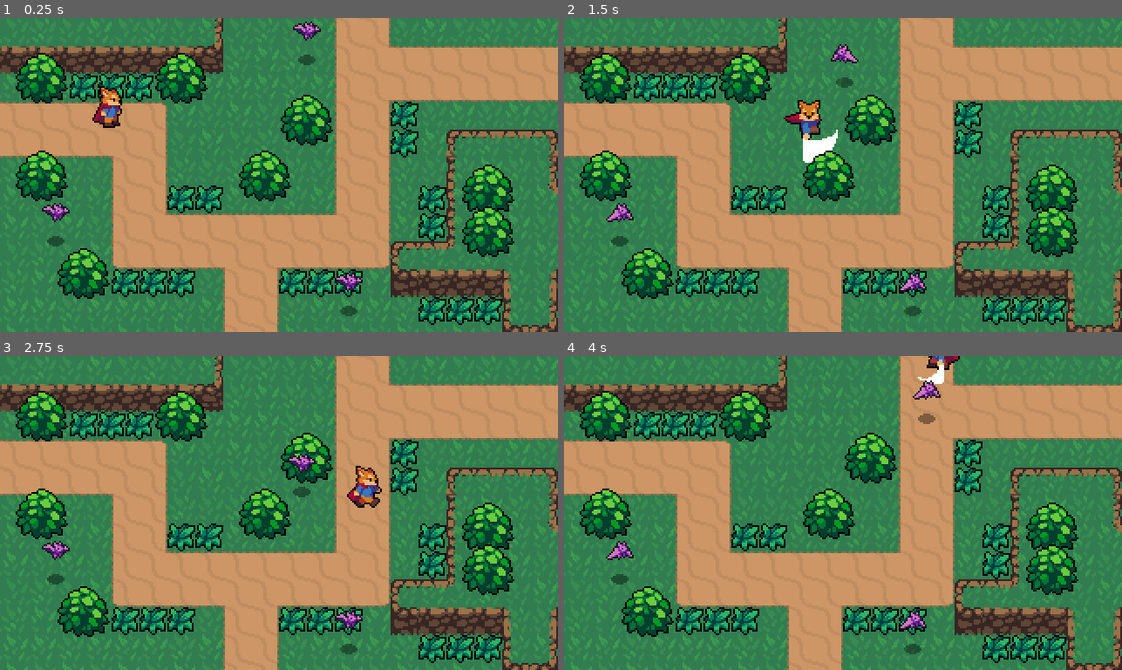
Above: before the commit, frames 1-4 (two rows, left to right).
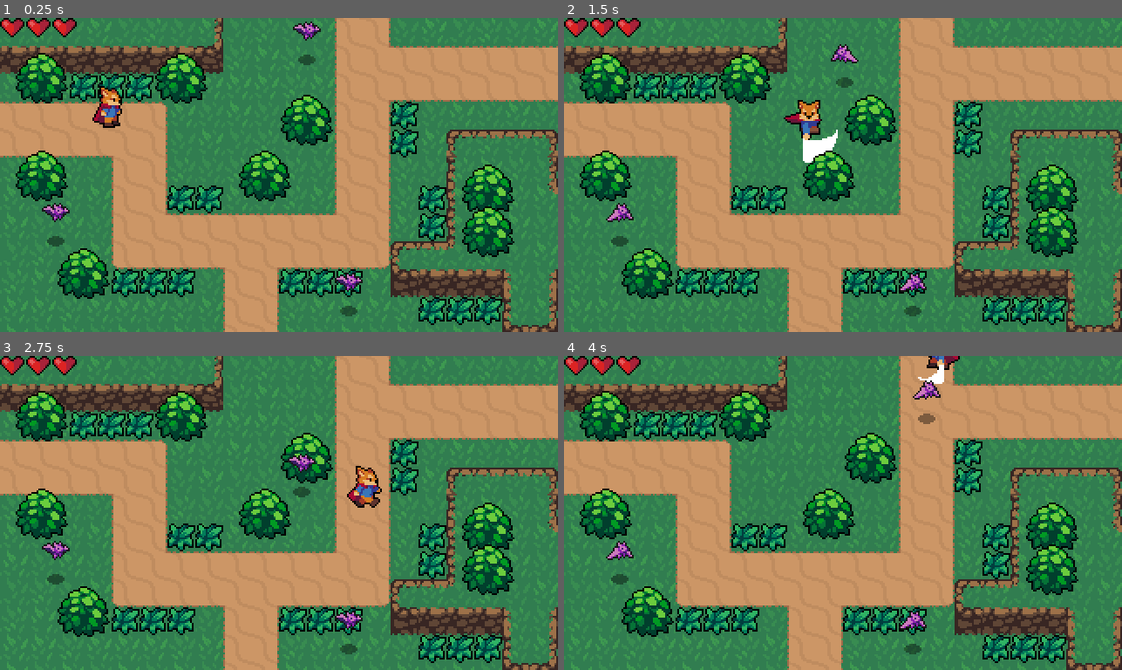
Above: after the commit, the same moments.

Repository: XiaRongGames/arpg_demo
Game: Godot game, scene res://world.tscn
Same seed, same stepped clock (60 frames per second), same inputs: the game is played once before the commit and once after it.
Inputs:
- Up to frame 1 (0.25 s): no input
- Up to frame 2 (1.5 s): hold Right (ui_right) 0.53-1.28 s; tap Space (roll) at 0.6 s; hold Down (ui_down) from 1.28 s (still down); tap J (attack) at 1.35 s
- Up to frame 3 (2.75 s): tap Space (roll) at 1.55, 2.1 s; release Down (ui_down) at 2.03 s; hold Right (ui_right) from 2.03 s (still down)
- Up to frame 4 (4 s): release Right (ui_right) at 2.78 s; hold Up (ui_up) 2.78-3.53 s; tap Space (roll) at 2.85, 3.8 s; hold Left (ui_left) from 3.53 s (still down); tap J (attack) at 3.6 s

The runs differ from the first frame. In frame 1, 0.5% of the frame differs, in the area x 0-14%, y 0-7%; in frame 2, 0.5%; in frame 3, 0.5%; in frame 4, 0.5%.

Commit message:
heart UI

Diff:
--- a/Effects/Bat.gd
+++ /dev/null
@@ -1,99 +0,0 @@
-extends CharacterBody2D
-
-const EnemyDeathEffect = preload("res://Effects/EnemyDeathEffect.tscn")
-
-@export var ACCELERATION = 300
-@export var MAX_SPEED = 50
-@export var FRICTION = 200
-@export var WANDER_TARGET_RANGE = 4
-
-enum {
-	IDLE,
-	WANDER,
-	CHASE
-}
-
-var velocity1 = Vector2.ZERO
-var knockback = Vector2.ZERO
-
-var state = CHASE
-
-@onready var sprite = $AnimatedSprite2D
-@onready var stats = $Stats
-@onready var playerDetectionZone = $PlayerDetectionZone
-@onready var hurtbox = $Hurtbox
-@onready var softCollision = $SoftCollision
-@onready var wanderController = $WanderController
-@onready var animationPlayer = $AnimationPlayer
-
-func _ready():
-	state = pick_random_state([IDLE, WANDER])
-
-func _physics_process(delta):
-	knockback = knockback.move_toward(Vector2.ZERO, FRICTION * delta)
-	set_velocity(knockback)
-	move_and_slide()
-	knockback = velocity
-
-	match state:
-		IDLE:
-			velocity1 = velocity1.move_toward(Vector2.ZERO, FRICTION * delta)
-			seek_player()
-			if wanderController.get_time_left() == 0:
-				update_wander()
-
-		WANDER:
-			seek_player()
-			if wanderController.get_time_left() == 0:
-				update_wander()
-			accelerate_towards_point(wanderController.target_position, delta)
-			if global_position.distance_to(wanderController.target_position) <= WANDER_TARGET_RANGE:
-				update_wander()
-
-		CHASE:
-			var player = playerDetectionZone.player
-			if player != null:
-				accelerate_towards_point(player.global_position, delta)
-			else:
-				state = IDLE
-
-	if softCollision.is_colliding():
-		velocity1 += softCollision.get_push_vector() * delta * 400
-	set_velocity(velocity1)
-	move_and_slide()
-	velocity1 = velocity1
-
-func accelerate_towards_point(point, delta):
-	var direction = global_position.direction_to(point)
-	velocity1 = velocity1.move_toward(direction * MAX_SPEED, ACCELERATION * delta)
-	sprite.flip_h = velocity1.x < 0
-
-func seek_player():
-	if playerDetectionZone.can_see_player():
-		state = CHASE
-
-func update_wander():
-	state = pick_random_state([IDLE, WANDER])
-	wanderController.start_wander_timer(randf_range(1, 3))
-
-func pick_random_state(state_list):
-	state_list.shuffle()
-	return state_list.pop_front()
-
-func _on_Hurtbox_area_entered(area):
-	stats.health -= area.damage
-	knockback = area.knockback_vector * 150
-	hurtbox.create_hit_effect()
-	hurtbox.start_invincibility(0.4)
-
-func _on_Stats_no_health():
-	queue_free()
-	var enemyDeathEffect = EnemyDeathEffect.instantiate()
-	get_parent().add_child(enemyDeathEffect)
-	enemyDeathEffect.global_position = global_position
-
-func _on_Hurtbox_invincibility_started():
-	animationPlayer.play("Start")
-
-func _on_Hurtbox_invincibility_ended():
-	animationPlayer.play("Stop")
--- a/Enemies/bat.gd
+++ b/Enemies/bat.gd
@@ -5,7 +5,7 @@
 @export var ACCELERATION = 300
 @export var MAX_SPEED = 50
 @export var BAT_KNOCKBACK_FRICTION = 200
-@export var BAT_KNOCKBACK_POWER = 80
+@export var BAT_KNOCKBACK_POWER = 150
 enum {
 	IDLE,
 	WANDER,
--- a/Player/player_stats.tscn
+++ b/Player/player_stats.tscn
@@ -3,4 +3,4 @@
 [ext_resource type="PackedScene" uid="uid://cc01hg0qjdp2n" path="res://stats.tscn" id="1_qm2ev"]
 
 [node name="PlayerStats" instance=ExtResource("1_qm2ev")]
-max_health = 999
+max_health = 3
--- /dev/null
+++ b/UI/health_ui.gd
@@ -0,0 +1,26 @@
+extends Control
+
+var hearts = 4: set = set_hearts
+var max_hearts = 4: set = set_max_hearts
+
+@onready var heartUIFull = $HeartUIFull
+@onready var heartUIEmpty = $HeartUIEmpty
+
+const HeartSize = 15
+
+func set_hearts(value):
+	hearts = clamp(value, 0, max_hearts)
+	if heartUIFull != null:
+		heartUIFull.size.x = hearts * HeartSize
+
+func set_max_hearts(value):
+	max_hearts = max(value, 1)
+	self.hearts = min(hearts, max_hearts)
+	if heartUIEmpty != null:
+		heartUIEmpty.size.x = max_hearts * HeartSize
+
+func _ready() -> void:
+	self.max_hearts = PlayerStats.max_health
+	self.hearts = PlayerStats.health
+	PlayerStats.connect("health_changed", Callable(self, "set_hearts"))
+	PlayerStats.connect("max_health_changed", Callable(self, "set_max_hearts"))
--- /dev/null
+++ b/UI/health_ui.tscn
@@ -0,0 +1,28 @@
+[gd_scene load_steps=4 format=3 uid="uid://c256omvr0q1ww"]
+
+[ext_resource type="Script" uid="uid://3r8vjjobxbgm" path="res://UI/health_ui.gd" id="1_nc0x1"]
+[ext_resource type="Texture2D" uid="uid://c32bjx6tiew7b" path="res://UI/HeartUIEmpty.png" id="2_q726p"]
+[ext_resource type="Texture2D" uid="uid://dro3cmynirges" path="res://UI/HeartUIFull.png" id="3_qrku3"]
+
+[node name="HealthUI" type="Control"]
+layout_mode = 3
+anchors_preset = 0
+offset_right = 40.0
+offset_bottom = 12.0
+script = ExtResource("1_nc0x1")
+
+[node name="HeartUIEmpty" type="TextureRect" parent="."]
+layout_mode = 0
+offset_right = 59.0
+offset_bottom = 11.0
+texture = ExtResource("2_q726p")
+expand_mode = 1
+stretch_mode = 1
+
+[node name="HeartUIFull" type="TextureRect" parent="."]
+layout_mode = 0
+offset_right = 44.0
+offset_bottom = 11.0
+texture = ExtResource("3_qrku3")
+expand_mode = 1
+stretch_mode = 1
--- a/stats.gd
+++ b/stats.gd
@@ -1,12 +1,23 @@
 extends Node
 
-@export var max_health: int = 1
-@onready var health = max_health:
-	get:
-		return health
-	set(value):
-		health = value
-		if health <= 0:
-			emit_signal("no_health")
+@export var max_health: int = 1: set = set_max_health
+var health = max_health: set = set_health
 
 signal no_health
+signal health_changed(value)
+signal max_health_changed(value)
+
+func set_max_health(value):
+	max_health = value
+	# use self to make sure trigger setter
+	self.health = min(health, max_health)
+	emit_signal("max_health_changed", max_health)
+
+func set_health(value):
+	health = value
+	emit_signal("health_changed", health)
+	if health <= 0:
+		emit_signal("no_health")
+
+func _ready() -> void:
+	self.health = max_health
--- a/world.tscn
+++ b/world.tscn
@@ -7,6 +7,7 @@
 [ext_resource type="Texture2D" uid="uid://b0n71lbsat0sw" path="res://World/CliffTileset.png" id="3_036b0"]
 [ext_resource type="PackedScene" uid="uid://22gklf6bmn2p" path="res://World/grass.tscn" id="6_dwbse"]
 [ext_resource type="PackedScene" uid="uid://brtgmn44ruomc" path="res://Enemies/bat.tscn" id="7_pkg7o"]
+[ext_resource type="PackedScene" uid="uid://c256omvr0q1ww" path="res://UI/health_ui.tscn" id="8_ioo17"]
 
 [sub_resource type="TileSetAtlasSource" id="TileSetAtlasSource_036b0"]
 texture = ExtResource("2_aqk2v")
@@ -902,3 +903,5 @@
 
 [node name="Bat3" parent="." instance=ExtResource("7_pkg7o")]
 position = Vector2(200, 168)
+
+[node name="HealthUI" parent="." instance=ExtResource("8_ioo17")]
Not shown, removed: Effects/Bat.gd.uid
Not shown, added: UI/health_ui.gd.uid
Not shown: 1 places in world.tscn that only renumber resources
